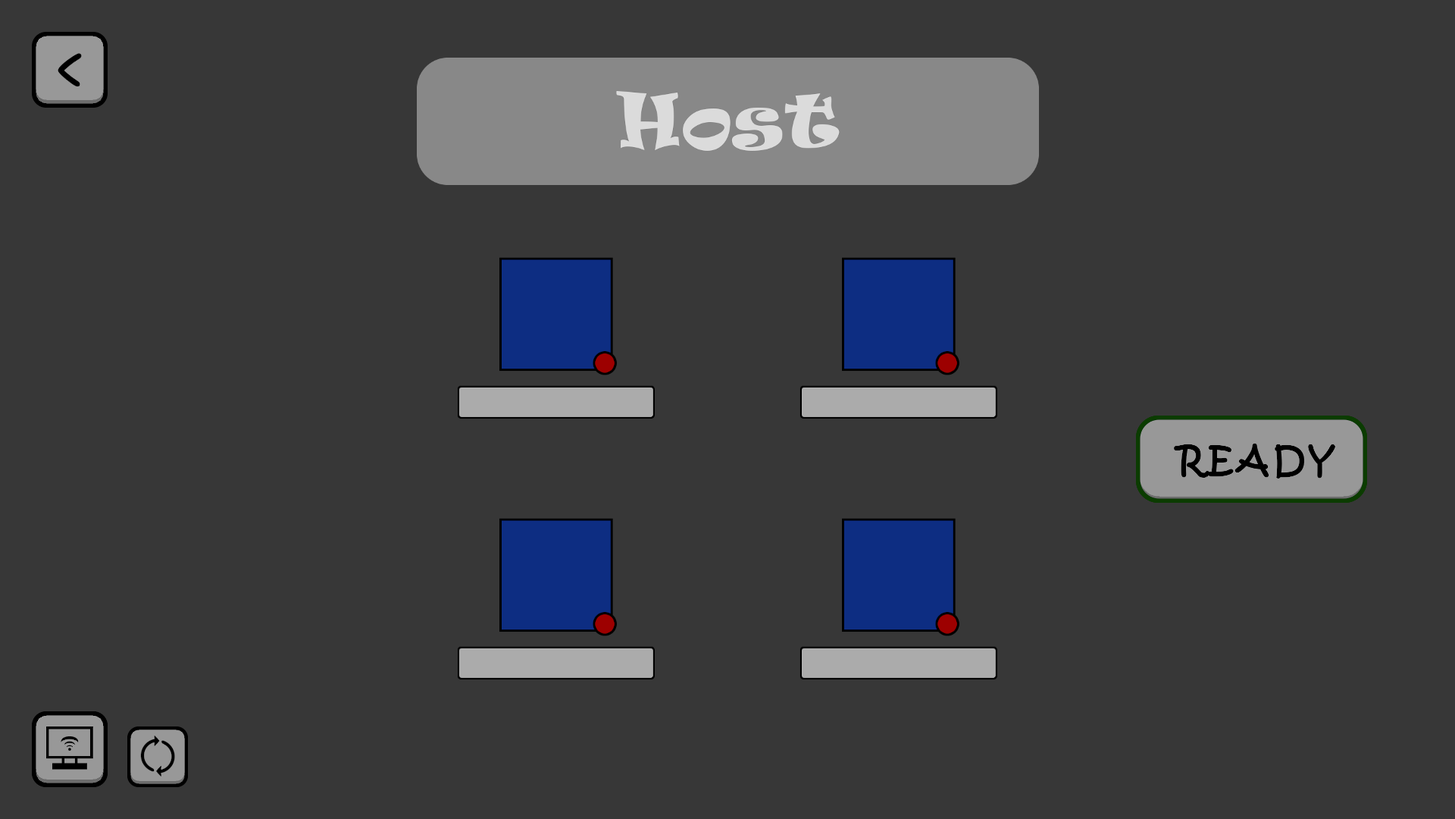
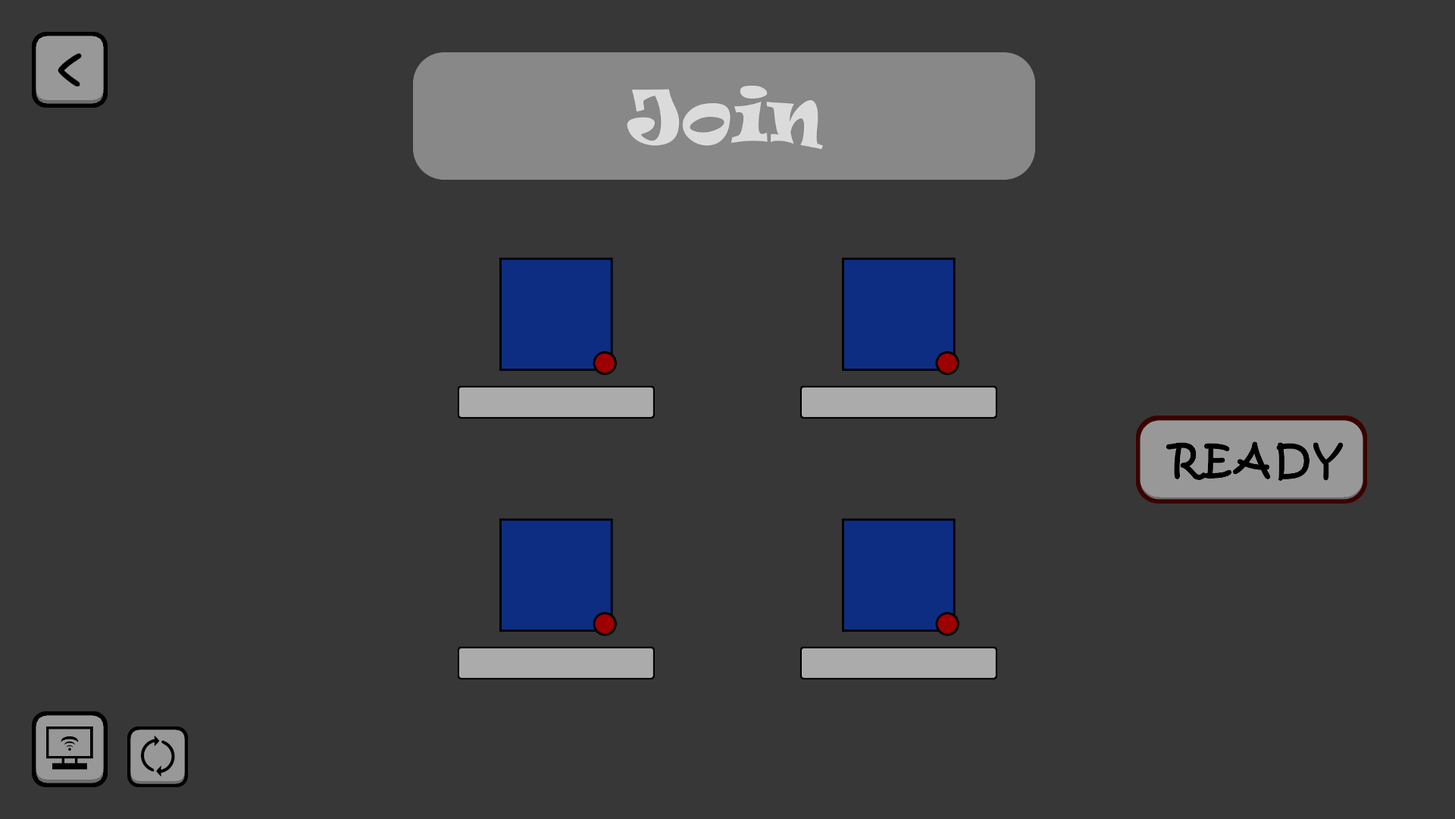
Layer changes from the first 1455x819 image to the second:
showed group "notready" (2 layers) over [1136, 415, 1368, 504]
painted on "pressed #2" over [1136, 415, 1368, 504]
moved "std #2" into group "notready", painted on it over [1136, 415, 1368, 503]
painted on "title" over [413, 52, 1040, 185]
